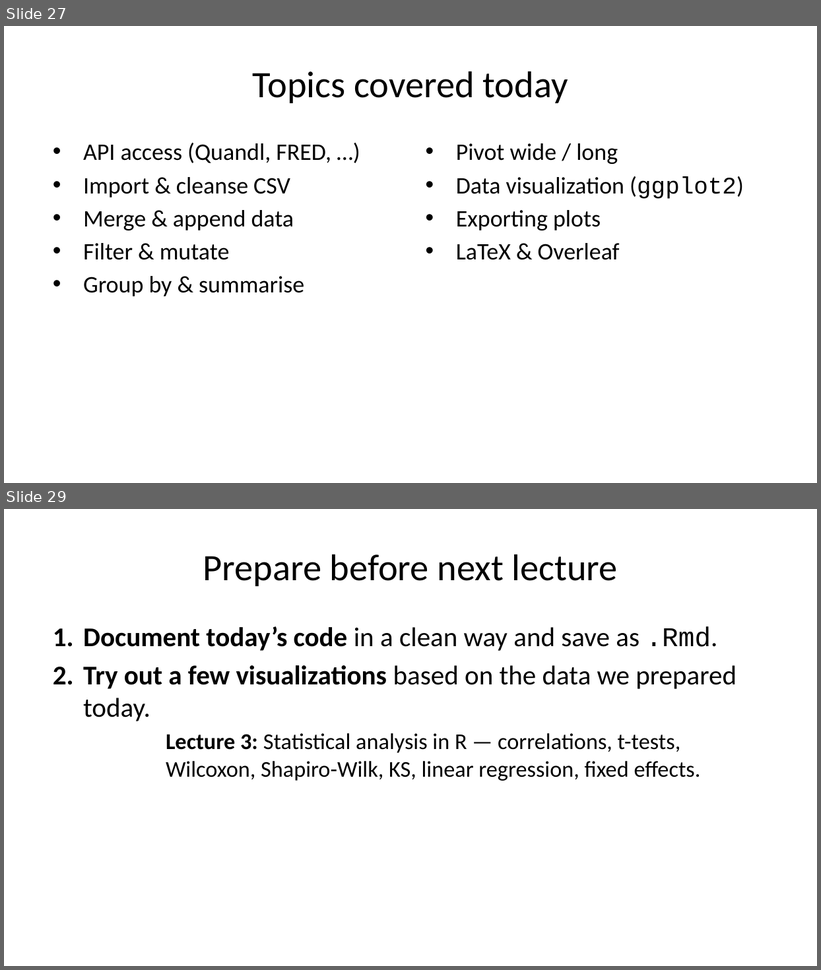
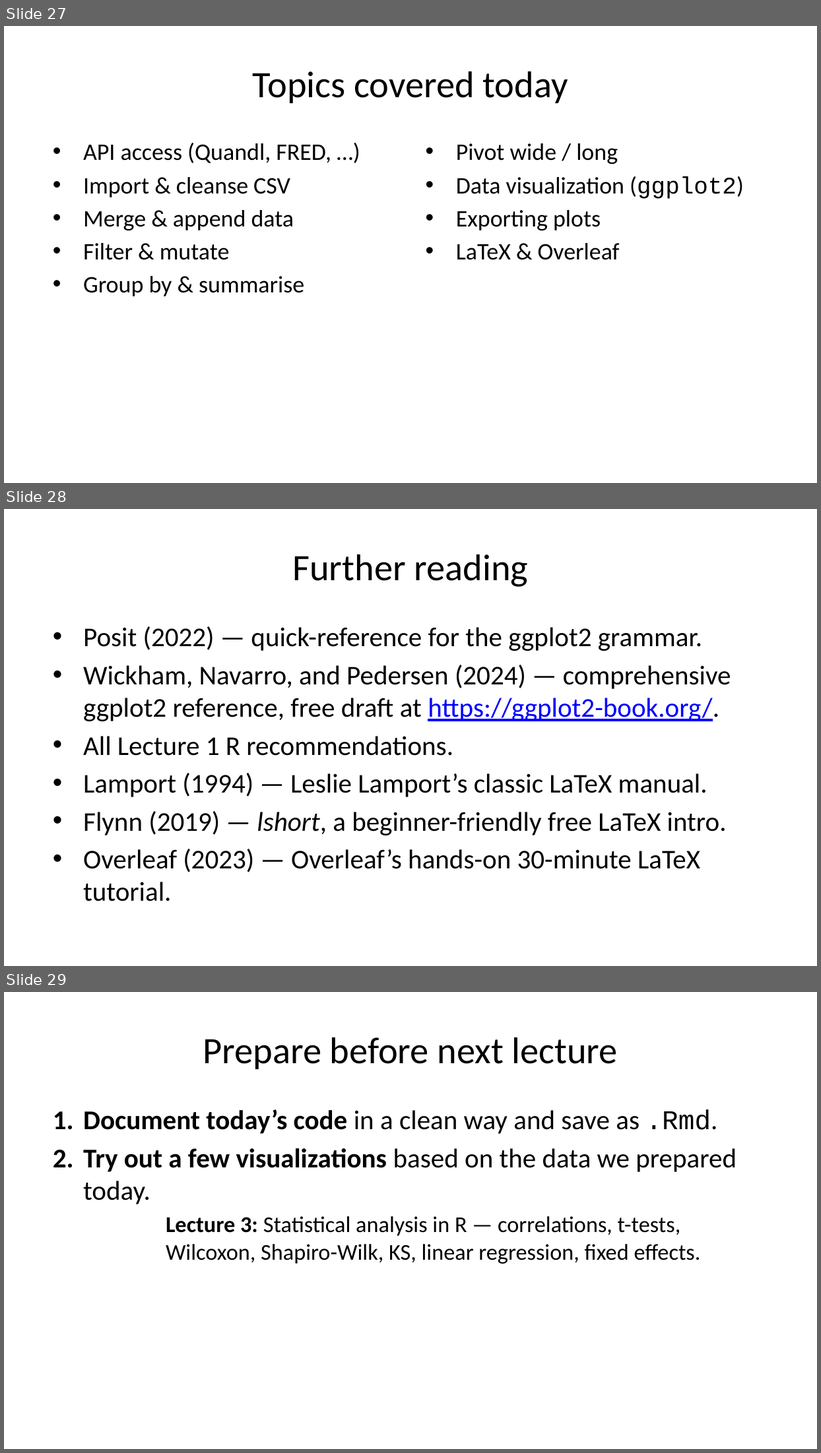
Before and after one commit to papa-puma/smaf, a slide deck: courses/research-in-finance/lectures/lecture-02-data-handling/slides.pptx. Shown one above the other, each under a label of ours: slides 27 and 29 before the commit, slides 27, 28 and 29 after it; the slides between them are not shown. The pictures are 821x970 and 821x1453 pixels, drawn with LibreOffice and Linux fonts; fonts in the diff are those of the drawing. Boxes give left, top, right and bottom in pixels: in the first picture for what was removed or moved away, otherwise in the second. Text is boxed around its words. In the diff, an @@ line names an element or a change of style, - is before the commit and + after.

```diff
--- a/courses/research-in-finance/lectures/lecture-02-data-handling/slides.pptx
+++ b/courses/research-in-finance/lectures/lecture-02-data-handling/slides.pptx
@@ slide 28 added at [4,509,817,966], background #FFFFFF @@
@@ title added at [292,554,528,587], 33 pt, text #000000 @@
+Further reading
@@ text added at [83,626,731,902], 24 pt, text #000000 @@
+• Posit (2022) — quick-reference for the ggplot2 grammar.
+• Wickham, Navarro, and Pedersen (2024) — comprehensive ggplot2 reference, free draft at https://ggplot2-book.org/.
+• All Lecture 1 R recommendations.
+• Lamport (1994) — Leslie Lamport’s classic LaTeX manual.
+• Flynn (2019) — lshort, a beginner-friendly free LaTeX intro.
+• Overleaf (2023) — Overleaf’s hands-on 30-minute LaTeX tutorial.
```
Also in this commit, not shown: 1 slide changed, 27 other files.
